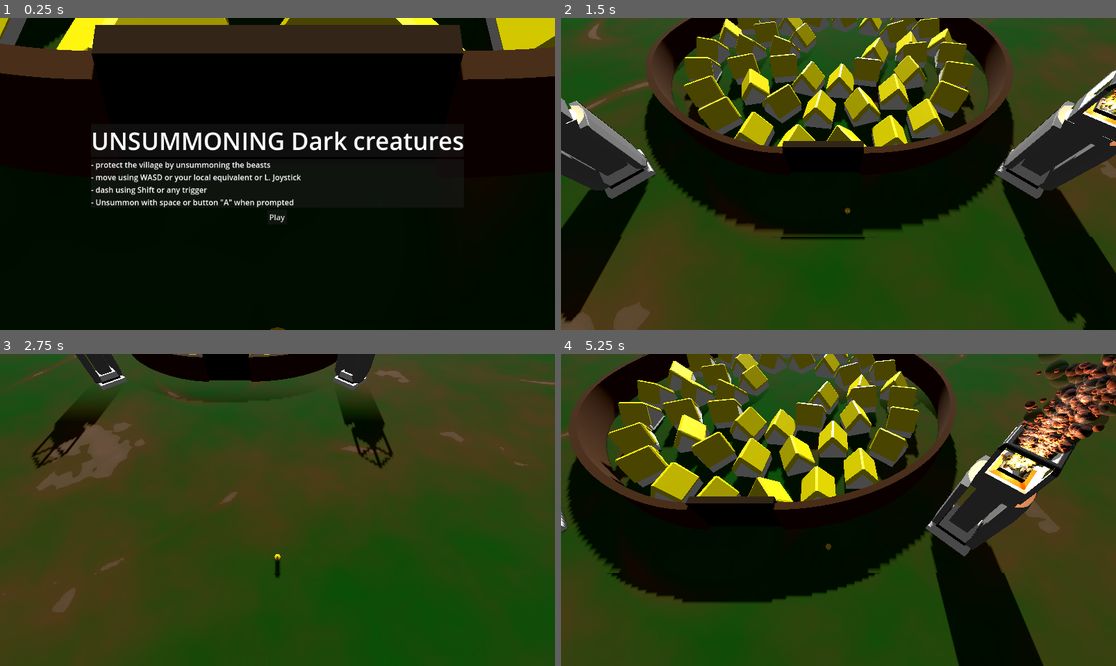
Above: before the commit, frames 1-4 (two rows, left to right).
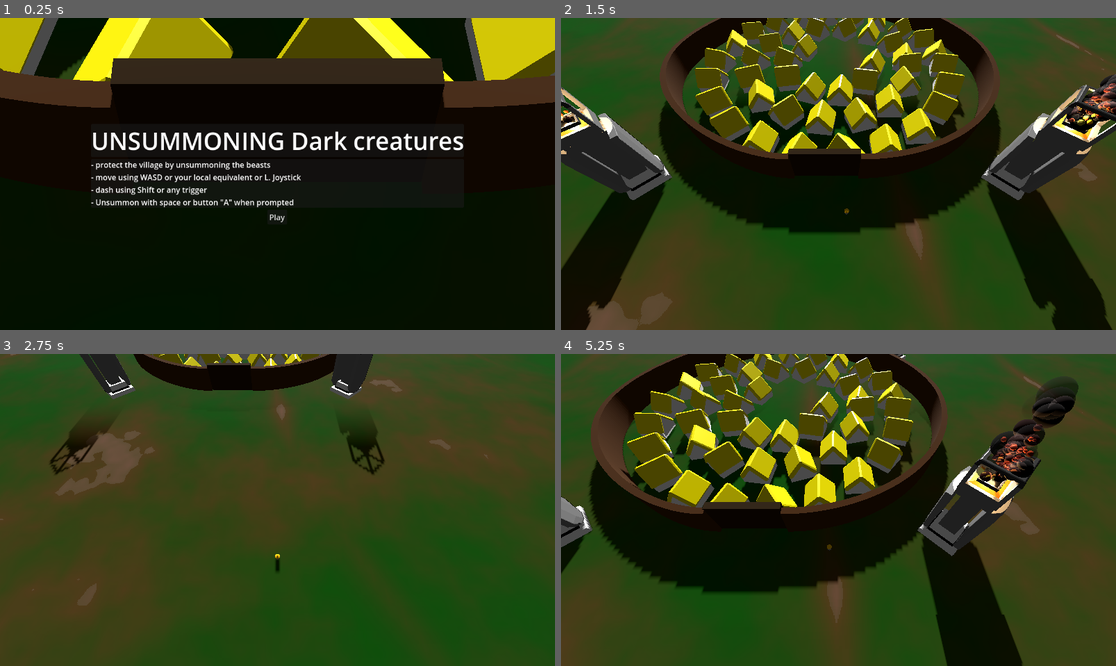
Above: after the commit, the same moments.

Repository: AngryCyboot/LD55
Game: Godot game, scene res://Main.tscn
The game is run twice, just before and just after one commit, with the same random seed, the same clock (stepped at 60 frames per second) and the same inputs.
Inputs (mouse positions are in pixels of both pictures, inside the frame that each line leads up to):
- Up to frame 1 (0.25 s): no input
- Up to frame 2 (1.5 s): click "Play" at 0.5 s; tap Enter (ui_accept) at 1.25 s; move the mouse to (960, 158) at 1.27 s; hold D (East) from 1.28 s (still down); hold Space (Context) from 1.28 s (still down); click (960, 158) at 1.42 s
- Up to frame 3 (2.75 s): tap Enter (ui_accept) at 1.52, 2.27 s; move the mouse to (166, 525) at 2.02 s; release D (East) at 2.03 s; release Space (Context) at 2.03 s; hold S (South) from 2.03 s (still down); tap Shift (Dash) at 2.1 s
- Up to frame 4 (5.25 s): move the mouse to (894, 441) at 2.77 s; release S (South) at 2.78 s; hold D (East) 2.78-3.53 s; hold F 2.78-3.53 s; move the mouse to (810, 572) at 3.52 s; hold W (North) 3.53-4.28 s; tap Space (Context) at 3.6 s; click (810, 572) at 3.67 s; tap Enter (ui_accept) at 3.77, 4.52 s; move the mouse to (1005, 556) at 4.27 s; hold Shift (Dash) 4.28-5.03 s; hold A (West) from 4.28 s (still down); move the mouse to (672, 463) at 5.02 s; tap F at 5.1 s

The runs differ from the first frame. In frame 1, 21% of the frame differs, in the area x 0-100%, y 0-100%; in frame 2, 33%; in frame 3, 8.6%; in frame 4, 35%.

Commit message:
reduction of web version lags
reduction of n° of trees and particles
delay of load of boss scene
reduction of noise map size
delay child creation in legs scene
further cam allows the user to tell when the game has finished loading

Diff:
--- a/Ennemies/leg.gd
+++ b/Ennemies/leg.gd
@@ -14,10 +14,9 @@
 
 var is_mobile : bool = true
 var speed : float = 0
-var rest_pos :Node3D
+var rest_pos :Node3D = Node3D.new()
 
-func _ready():
-	rest_pos = Node3D.new()
+func init():
 	$"..".add_child.call_deferred(rest_pos)
 	rest_pos.position = position
 	rest_pos.name = name + "RestPos"
--- a/Ennemies/legs_manager.gd
+++ b/Ennemies/legs_manager.gd
@@ -6,6 +6,7 @@
 func _ready():
 	for leg in get_children():
 		if leg is Leg : legs.append(leg)
+		leg.init()
 	mobile = legs.size()
 
 func _process(_delta):
--- a/Main.gd
+++ b/Main.gd
@@ -1,7 +1,8 @@
 extends Node3D
 
-var boss_scene : PackedScene = preload("res://Ennemies/Boss.tscn")
-var sbire_scene :  PackedScene = preload("res://Ennemies/Sbire.tscn")
+var boss_scene : PackedScene
+#var sbire_scene :  PackedScene = preload("res://Ennemies/Sbire.tscn")
+var init : bool = false
 
 @export var spawn_radius : float = 1000
 @export var spawn_time : float = 60
@@ -11,8 +12,12 @@
 @onready var timer : float = spawn_time - 5
 
 func _process(delta):
-	timer += delta
+	var paused : bool = ProjectSettings.get_setting("specific/state/paused")
+	timer += delta if not paused else 0
 	if timer > spawn_time :
+		if not init :
+			boss_scene = load("res://Ennemies/Boss.tscn")
+			init = true
 		var boss : Boss = boss_scene.instantiate()
 		#var i : int = randi_range(3,5)
 		var angle : float = randf_range(0,TAU)
--- a/Main.tscn
+++ b/Main.tscn
@@ -10,7 +10,6 @@
 [ext_resource type="PackedScene" uid="uid://ddn10m5d3ys5r" path="res://ui.tscn" id="8_lbl87"]
 
 [sub_resource type="Environment" id="Environment_fxl0a"]
-adjustment_enabled = true
 
 [sub_resource type="Resource" id="Resource_546gc"]
 script = ExtResource("5_eleqy")
@@ -39,13 +38,13 @@
 shadow_enabled = true
 
 [node name="PhantomCamera3D" type="Node3D" parent="."]
-transform = Transform3D(1, 0, 0, 0, 0.5373, 0.843391, 0, -0.843391, 0.5373, 0, 50.3401, 80.0185)
+transform = Transform3D(1, 0, 0, 0, 0.5373, 0.843391, 0, -0.843391, 0.5373, 0, 55.7311, 82.1205)
 script = ExtResource("4_mt10q")
 priority_override = false
 priority = 0
 follow_mode = 2
 follow_target = NodePath("../Char")
-follow_parameters/target_offset = Vector3(0, 49.609, 19.898)
+follow_parameters/target_offset = Vector3(0, 55, 22)
 follow_parameters/damping = true
 follow_parameters/damping_value = 10.0
 look_at_mode = 0
@@ -55,9 +54,9 @@
 camera_3D_resource = null
 
 [node name="MainCam" parent="." instance=ExtResource("6_kbuh7")]
-transform = Transform3D(1, 0, 0, 0, 0.5373, 0.843391, 0, -0.843391, 0.5373, 0, 50.3401, 80.0185)
+transform = Transform3D(1, 0, 0, 0, 0.5373, 0.843391, 0, -0.843391, 0.5373, 0, 55.7311, 82.1205)
 current = true
-fov = 73.8038
+fov = 74.9902
 
 [node name="UI" parent="MainCam" instance=ExtResource("8_lbl87")]
 
--- a/Map/Map.tscn
+++ b/Map/Map.tscn
@@ -38,8 +38,6 @@
 fractal_gain = 0.165
 
 [sub_resource type="NoiseTexture2D" id="NoiseTexture2D_yxybo"]
-width = 1024
-height = 1024
 generate_mipmaps = false
 noise = SubResource("FastNoiseLite_34rg2")
 
--- a/Map/Totem.tscn
+++ b/Map/Totem.tscn
@@ -17,7 +17,7 @@
 vertex_color_use_as_albedo = true
 
 [sub_resource type="Curve" id="Curve_k7jx7"]
-_data = [Vector2(0, 0), 0.0, 0.0, 0, 0, Vector2(0.107296, 1), 0.0, 0.0, 0, 0, Vector2(0.44206, 0.736264), 0.0, 0.0, 0, 0, Vector2(1, 0), -5.28091, 0.0, 0, 0]
+_data = [Vector2(0, 0), 0.0, 0.0, 0, 0, Vector2(0.107296, 1), 0.0, 0.0, 0, 0, Vector2(0.875, 1), 0.0, 0.0, 0, 0, Vector2(1, 0), -29.5386, 0.0, 0, 0]
 point_count = 4
 
 [sub_resource type="CurveTexture" id="CurveTexture_m7dmp"]
@@ -32,7 +32,7 @@
 
 [sub_resource type="Curve" id="Curve_sp28o"]
 max_value = 2.65
-_data = [Vector2(0, 0.78022), 0.0, 0.0, 0, 0, Vector2(0.480687, 0.483516), 0.0, 0.0, 0, 0, Vector2(0.944206, 2.65), 0.0, 0.0, 0, 0]
+_data = [Vector2(0, 0.611539), 0.0, 0.0, 0, 0, Vector2(0.480687, 0.483516), 0.0, 0.0, 0, 0, Vector2(1, 2.65), 0.0, 0.0, 0, 0]
 point_count = 3
 
 [sub_resource type="CurveTexture" id="CurveTexture_h58j7"]
@@ -46,14 +46,16 @@
 curve = SubResource("Curve_1ydgd")
 
 [sub_resource type="ParticleProcessMaterial" id="ParticleProcessMaterial_y0b1a"]
+lifetime_randomness = 0.25
 emission_shape_scale = Vector3(2.8, 0.5, 2.8)
 emission_shape = 3
 emission_box_extents = Vector3(1, 1, 1)
 direction = Vector3(0, 1, 0)
 initial_velocity_max = 7.69
-gravity = Vector3(0, 15, 0)
-damping_min = 3.0
-damping_max = 15.0
+gravity = Vector3(0, 12, 0)
+damping_min = 8.0
+damping_max = 12.0
+scale_max = 2.0
 scale_curve = SubResource("CurveTexture_h58j7")
 color_ramp = SubResource("GradientTexture1D_nsski")
 alpha_curve = SubResource("CurveTexture_m7dmp")
@@ -90,27 +92,16 @@
 [node name="GPUParticles3D" type="GPUParticles3D" parent="."]
 transform = Transform3D(1, 0, 0, 0, 1, 0, 0, 0, 1, 0, 38.6453, 0)
 material_override = SubResource("StandardMaterial3D_g11v4")
-amount = 500
-lifetime = 5.0
-preprocess = 2.2
+amount = 90
+lifetime = 8.0
+preprocess = 7.1
 randomness = 0.23
 process_material = SubResource("ParticleProcessMaterial_y0b1a")
 draw_pass_1 = SubResource("SphereMesh_7s6gv")
 
-[node name="OmniLight3D" type="OmniLight3D" parent="GPUParticles3D"]
-transform = Transform3D(1, 0, 0, 0, 1, 0, 0, 0, 1, 0, 0.0808525, 0)
-light_color = Color(1, 0.815686, 0.619608, 1)
-light_energy = 50.0
-light_size = 1.0
-shadow_enabled = true
-shadow_bias = 5.442
-shadow_normal_bias = 0.0
-shadow_blur = 0.0
-omni_range = 79.9826
-
 [node name="OmniLight3D2" type="OmniLight3D" parent="GPUParticles3D"]
 transform = Transform3D(1, 0, 0, 0, 1, 0, 0, 0, 1, 0, 2.13266, 0)
-light_color = Color(1, 0.568627, 0.305882, 1)
+light_color = Color(1, 0.788235, 0.521569, 1)
 light_energy = 20.0
 light_size = 1.0
 shadow_enabled = true
--- a/Map/forest.tscn
+++ b/Map/forest.tscn
@@ -29,6 +29,7 @@
 material_override = SubResource("ShaderMaterial_lo0fy")
 multimesh = SubResource("MultiMesh_kr7vj")
 script = ExtResource("1_7pero")
+instances = 600
 
 [node name="Area3D" type="Area3D" parent="."]
 disable_mode = 2
--- a/Material/RobotComp.tres
+++ b/Material/RobotComp.tres
@@ -176,7 +176,6 @@
 
 }
 "
-graph_offset = Vector2(-575.315, 63.0674)
 nodes/fragment/2/node = SubResource("VisualShaderNodeTexture2DParameter_wd3j3")
 nodes/fragment/2/position = Vector2(-940, -220)
 nodes/fragment/3/node = SubResource("VisualShaderNodeTexture_q46ay")
Not shown, changed: export_presets.cfg
